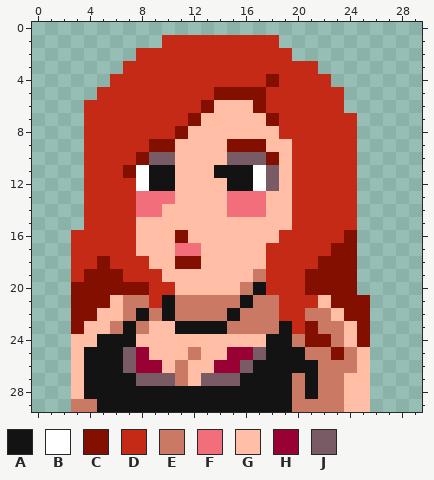
Two versions of one pixel-art sprite, react_main/public/images/roles/hooker-vivid.png. This is how it looked before the edit.
The file is 30x30 pixels. Colours within 5 levels of each other are drawn and written as one.
Palette (. is transparent): A #131313  B #ffffff  C #820f00  D #c42a16  E #ca7965  F #f36e7b  G #ffbea5  H #990033  J #795b65
Pixels before, first column x 3:
 1 .......DDDDDDDDD.......
 2 .....DDDDDDDDDDDD......
 3 ....DDDDDDDDDDDDDDD....
 4 ...DDDDDDDDDDDDCDDDD...
 5 ..DDDDDDDDDCCCCDDDDDD..
 6 .DDDDDDDDDCGGGCDDDDDD..
 7 .DDDDDDDDCGGGGGCDDDDDD.
 8 .DDDDDDDCGGGGGGGDDDDDD.
 9 .DDDDDCCGGGGCCCGGDDDDD.
10 .DDDDCJJGGGGJJJCGDDDDD.
11 .DDDCBAAGGGAAABJGDDDDD.
12 .DDDDBAAGGGGAABJGDDDDD.
13 .DDDDFFFGGGGFFFGGDDDDD.
14 .DDDDFFGGGGGFFFGGDDDDD.
15 .DDDDGGGGGGGGGGGGDDDDD.
16 DDDDDGGGCGGGGGGGDDDDDC.
17 DDDDDGGGFFGGGGGDDDDDCC.
18 DDCDDDGGCCGGGGGDDDDCCC.
19 DCCCDDDGGGGGGGEDDDCCCC.
20 CCCCCCDDGGGGGEADDDCCCC.
21 CCCGEEDAEEEEEAEEDDDGCCC
22 CCGGEAEAEEEEAEEEDDEEGCC
23 CGGEAEGGAAAAEEEEADCEEGC
24 GGAAAGGGGGGGGGGAAECCEGC
25 GAAAJHGGGEGGHHJAAAEECEG
26 GAAAJHHGEGGHHJAAAAAEEEG
27 GAAAAJJJEGJJJAAAAEAEEGG
28 GAAAAAAAAAAAAAAAAEAEEGG
29 EEAAAAAAAAAAAAAAAEEEEGG
Now the later version:
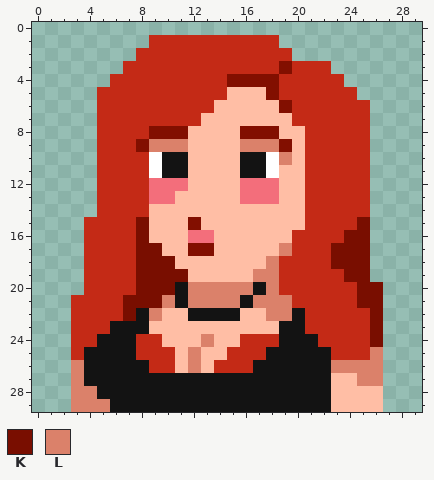
Colours new in this view: K #790e00  L #db816a
Change:
Changed rows in their new state; - is an unchanged pixel.
first column x 3:
 1 ------D-----------------
 3 ----------------C--D----
 4 ------------CCC-----D---
 5 -----------DGGGC-----D--
 6 -.--------D---GGC----DD-
 7 -.-------D-----GG-----D-
 8 -.----CC-----CCCGG----D-
 9 -.---CLLL---GLLLCG----D-
10 -.---DBAA---GAABLG----D-
11 -.--DDB-A--GG-AB-G----D-
12 -.---DFFF---GFFF-G----D-
13 -.---D------G--F-G----D-
14 -.---DG-----GGG--G----D-
15 -----K---C-------G----K-
16 .----K--GFF-----G----KK-
17 .----KK-GCC----GL---KKK-
18 .-D--KKKGG-----L---DKKK-
19 .DDD-KKKK-----LL--DDDKK-
20 .DDDDKKKALLLLL-L--DDDDKK
21 DDDDKKKLALLLL-LLL--DDDKK
22 DDDDK-LGGAAA-GGLLADDDDDK
23 DDDA-A--GGGGGGGG-ADDDDDK
24 DD---DD---L--DDD-AADDDDK
25 D---ADDD-L--DDD---AADDDL
26 L---AADDGL-DDD-----ALLLL
27 L----AAAAAAAA----A-AG-LL
28 LL---------------A-AG--G
29 LLL--------------AAAG--G
Boxes around the changes in both pictures, in picture pixels (x1, y1, x2, y2):
changed: (71, 35, 383, 412)
